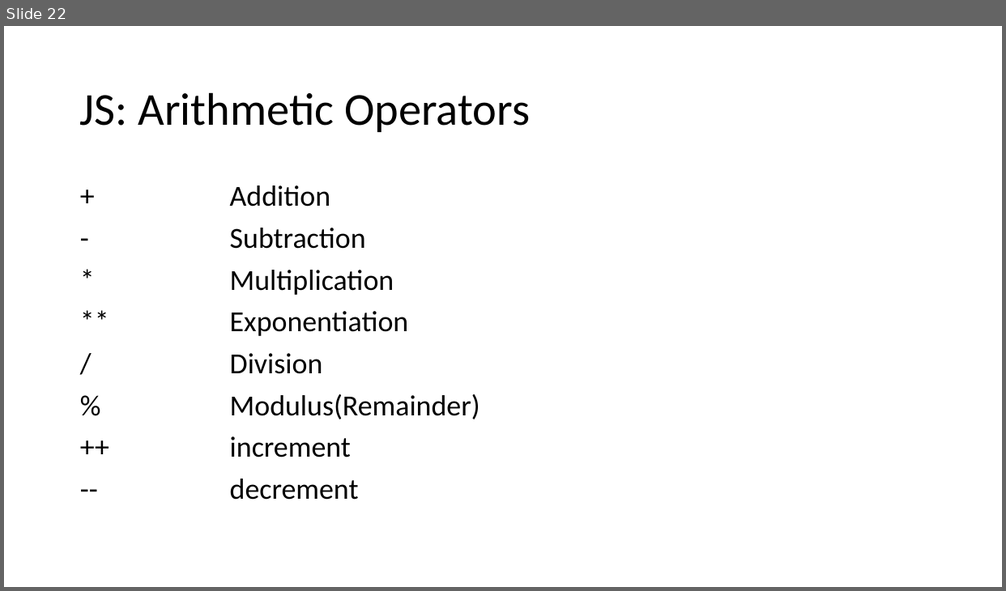
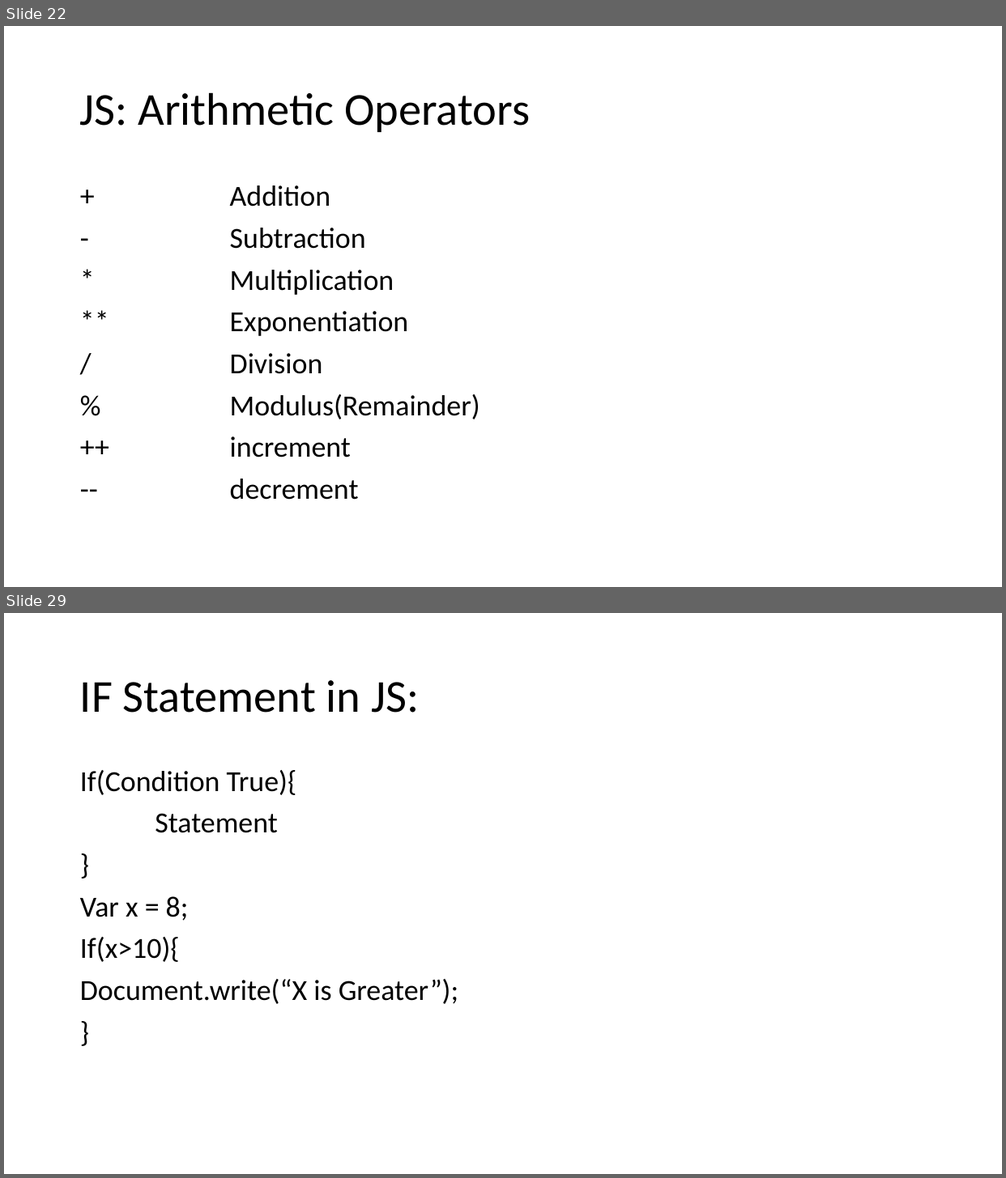
Before and after one commit to PiyushChaturvedii/Batch04, a slide deck: JavaScript.pptx. Shown one above the other, each under a label of ours: slide 22 before the commit, slides 22 and 29 after it; the slides between them are not shown. The pictures are 1006x591 and 1006x1178 pixels, drawn with LibreOffice and Linux fonts; fonts in the diff are those of the drawing. Boxes give left, top, right and bottom in pixels: in the first picture for what was removed or moved away, otherwise in the second. Text is boxed around its words. In the diff, an @@ line names an element or a change of style, - is before the commit and + after.

```diff
--- a/JavaScript.pptx
+++ b/JavaScript.pptx
@@ slide 29 added at [4, 613, 1002, 1174], background #FFFFFF @@
@@ title added at [80, 680, 419, 713], 44 pt, text #000000 @@
+IF Statement in JS:
@@ text added at [80, 770, 458, 1004], 28 pt, text #000000 @@
+If(Condition True){
+Statement
+}
+Var x = 8;
+If(x>10){
+Document.write(“X is Greater”);
+}
```
Also in this commit, not shown: 12 other slides added, 5 other files.
